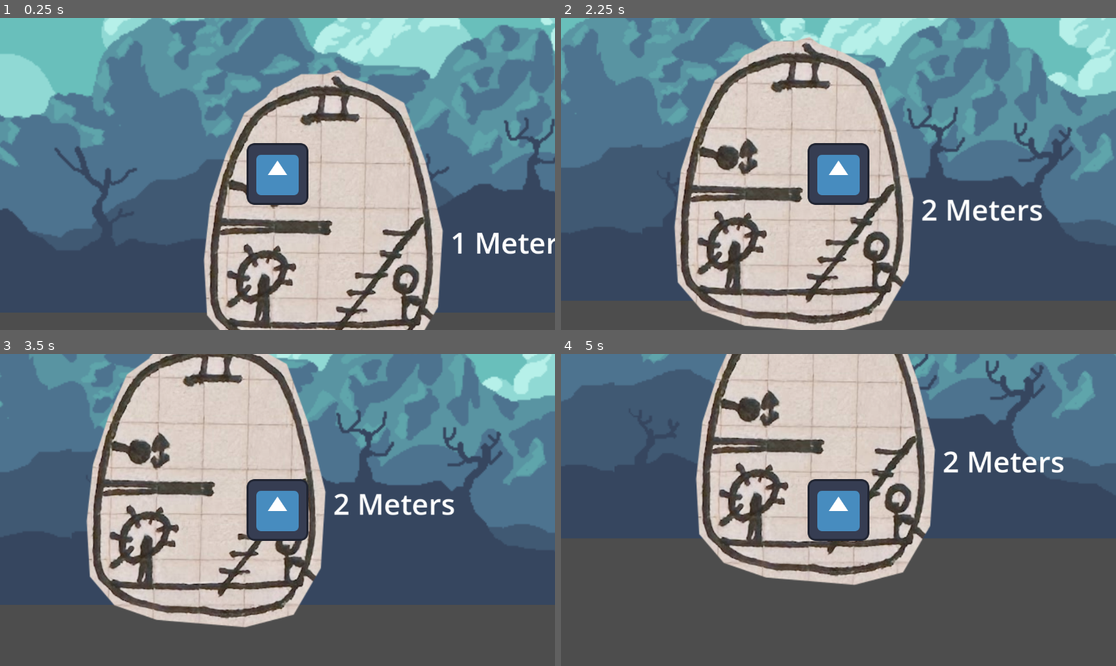
Above: before the commit, frames 1-4 (two rows, left to right).
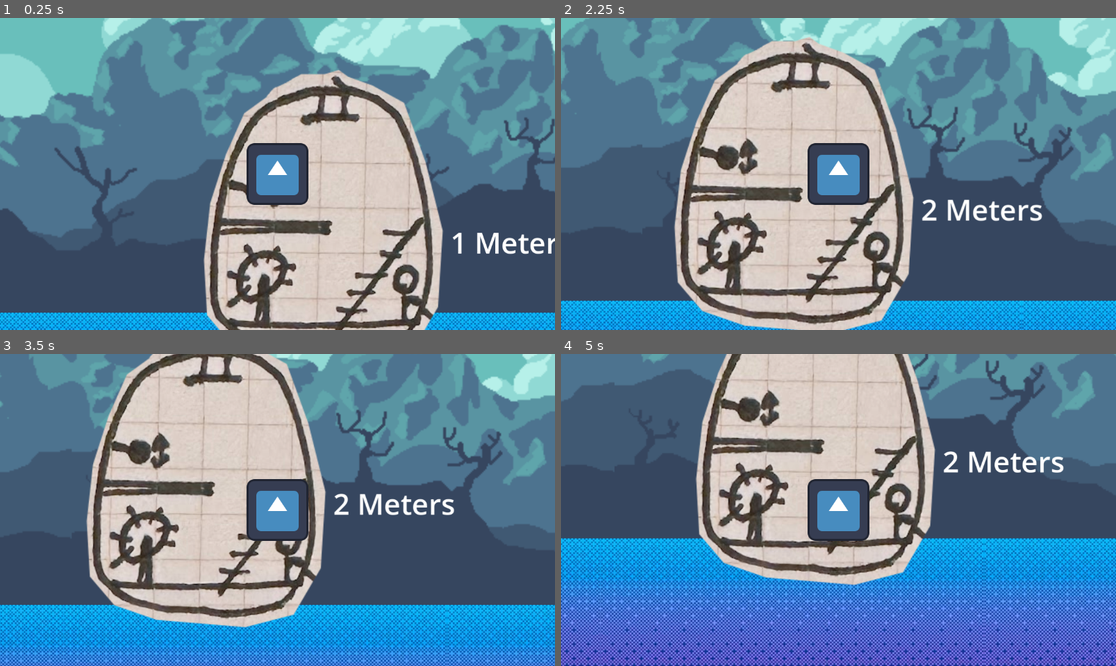
Above: after the commit, the same moments.

Repository: calzila/GGJ_2025
Game: Godot game, scene res://Overworld.tscn
Same seed, same stepped clock (60 frames per second), same inputs: the game is played once before the commit and once after it. The engine's default icon, where the game draws it, is replaced by a stand-in: a white triangle on a blue panel in a dark square.
Inputs:
- Up to frame 1 (0.25 s): no input
- Up to frame 2 (2.25 s): tap Enter (ui_accept) at 0.5, 0.77, 1.52 s; hold D (move_right) 0.53-2.03 s; hold A (move_left) from 2.03 s (still down)
- Up to frame 3 (3.5 s): release A (move_left) at 2.78 s; hold D (move_right) from 2.78 s (still down); tap Enter (ui_accept) at 3.02 s
- Up to frame 4 (5 s): tap Enter (ui_accept) at 3.77, 4.52 s; release D (move_right) at 4.28 s; hold A (move_left) from 4.28 s (still down)

The runs differ from the first frame. In frame 1, 3.4% of the frame differs, in the area x 0-100%, y 94-100%; in frame 2, 6.8%; in frame 3, 18%; in frame 4, 37%, in the area x 0-100%, y 59-100%.

Commit message:
Adding a basic underweater texture

Diff:
--- a/Overworld.tscn
+++ b/Overworld.tscn
@@ -6,6 +6,7 @@
 [ext_resource type="Texture2D" uid="uid://cjmvhf8me685y" path="res://Parallex/parallax-01.png" id="5_ie6se"]
 [ext_resource type="Texture2D" uid="uid://doa7t4ba5vxde" path="res://Parallex/parallax-02.png" id="6_uq5kq"]
 [ext_resource type="Texture2D" uid="uid://b5fla0oquc81w" path="res://Parallex/parallax-03.png" id="7_icu8u"]
+[ext_resource type="Texture2D" uid="uid://blnccghqrxuk4" path="res://Parallex/Dither_Underwater.png" id="7_sss20"]
 
 [node name="Node2D" type="Node2D"]
 
@@ -14,6 +15,19 @@
 
 [node name="CharacterBody2D" parent="." instance=ExtResource("2_rullj")]
 position = Vector2(-87, -250)
+
+[node name="Underwater" type="Sprite2D" parent="."]
+z_index = -7
+z_as_relative = false
+texture_filter = 1
+texture_repeat = 3
+position = Vector2(-30, 0)
+scale = Vector2(2, 2)
+texture = ExtResource("7_sss20")
+centered = false
+offset = Vector2(-3500, 0)
+region_enabled = true
+region_rect = Rect2(100, 100, 7000, 20000)
 
 [node name="ParallaxBackground" type="ParallaxBackground" parent="."]
 scroll_limit_begin = Vector2(1400, 0)
Not shown: 1 places in Overworld.tscn that only renumber resources
Binary file added: Parallex/Dither_Underwater.png
Not shown, added: Parallex/Dither_Underwater.png.import
